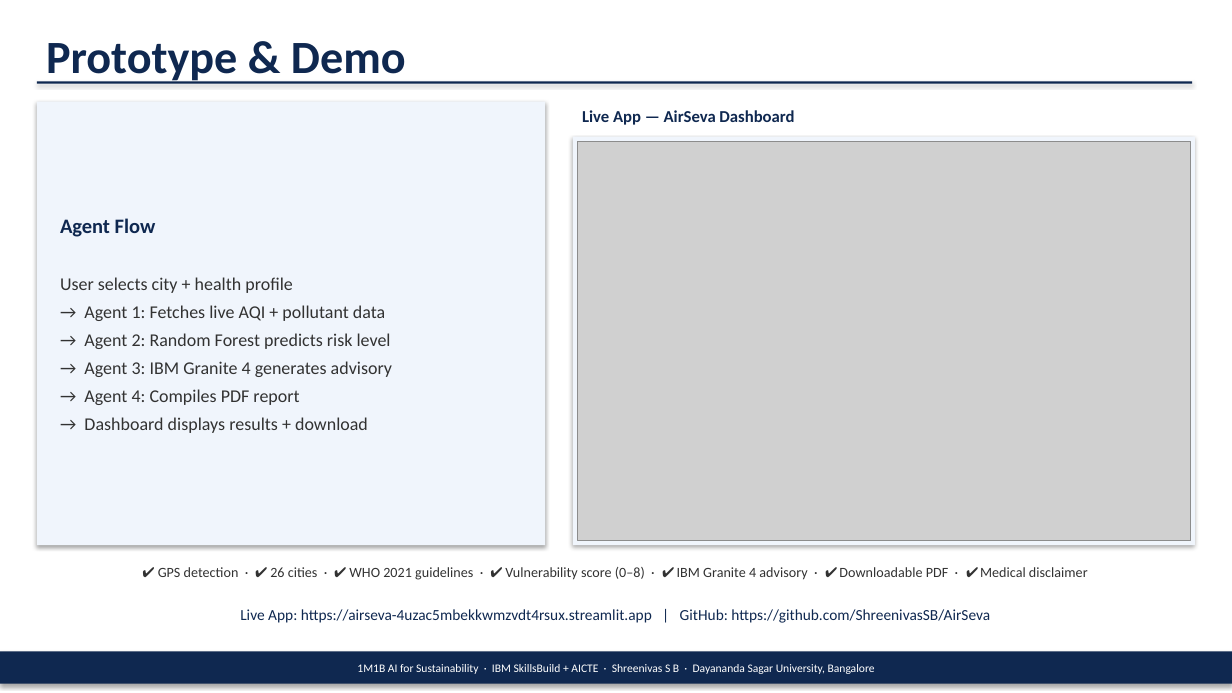
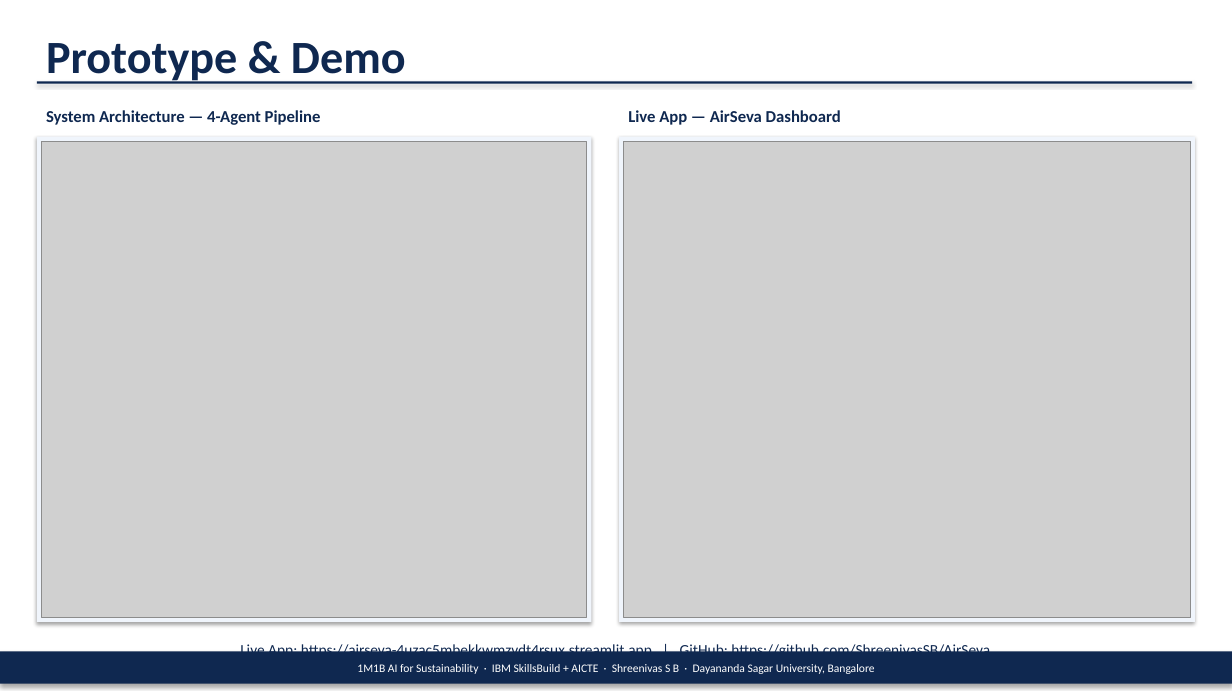
Before and after one commit to ShreenivasSB/AirSeva, a slide deck: slide 8 of AirSeva_1M1B_Submission_Redesigned.pptx. Drawn at 1232x693 pixels with LibreOffice and Linux fonts; fonts in the diff are those of the drawing; grey boxes stand for pictures. Boxes give left, top, right and bottom in pixels: in the first picture for what was removed or moved away, otherwise in the second. Text is boxed around its words. In the diff, an @@ line names an element or a change of style, - is before the commit and + after.

Commit message:
feat: replace Slide 8 text flow with architecture diagram + app screenshot

```diff
--- a/AirSeva_1M1B_Submission_Redesigned.pptx
+++ b/AirSeva_1M1B_Submission_Redesigned.pptx
@@ rectangle removed at bbox=[37, 102, 545, 545] @@
-Agent Flow
-User selects city + health profile
-→ Agent 1: Fetches live AQI + pollutant data
-→ Agent 2: Random Forest predicts risk level
-→ Agent 3: IBM Granite 4 generates advisory
-→ Agent 4: Compiles PDF report
-→ Dashboard displays results + download
@@ text added at bbox=[46, 110, 321, 125], 13 pt, text #0F2850, bold @@
+System Architecture — 4-Agent Pipeline
@@ text "Live App — AirSeva Dashboard": place and size @@
-text "Live App — AirSeva Dashboard" at bbox=[582, 110, 794, 125]
+text "Live App — AirSeva Dashboard" at bbox=[628, 110, 841, 125]
@@ rectangle added at bbox=[37, 137, 592, 622], fill #F0F5FC @@
@@ picture added at bbox=[42, 141, 587, 617] @@
@@ rectangle: place and size @@
-rectangle at bbox=[573, 137, 1195, 545]
+rectangle at bbox=[619, 137, 1195, 622]
@@ picture: place and size @@
-picture at bbox=[578, 141, 1190, 541]
+picture at bbox=[624, 141, 1190, 617]
@@ text removed at bbox=[158, 567, 1088, 580] @@
-✔ GPS detection · ✔ 26 cities · ✔ WHO 2021 guidelines · ✔ Vulnerability score (0–8) · ✔ IBM Granite 4 advisory · ✔ Downloadable PDF · ✔ Medical disclaimer
@@ text "Live App: https://airseva-4uzac5mbekkwmzvdt4rsux.streamlit.a ..." rewrapped from bbox=[240, 609, 990, 623] to bbox=[240, 642, 990, 660] @@
```
Also in this commit, not shown: 2 other files.
